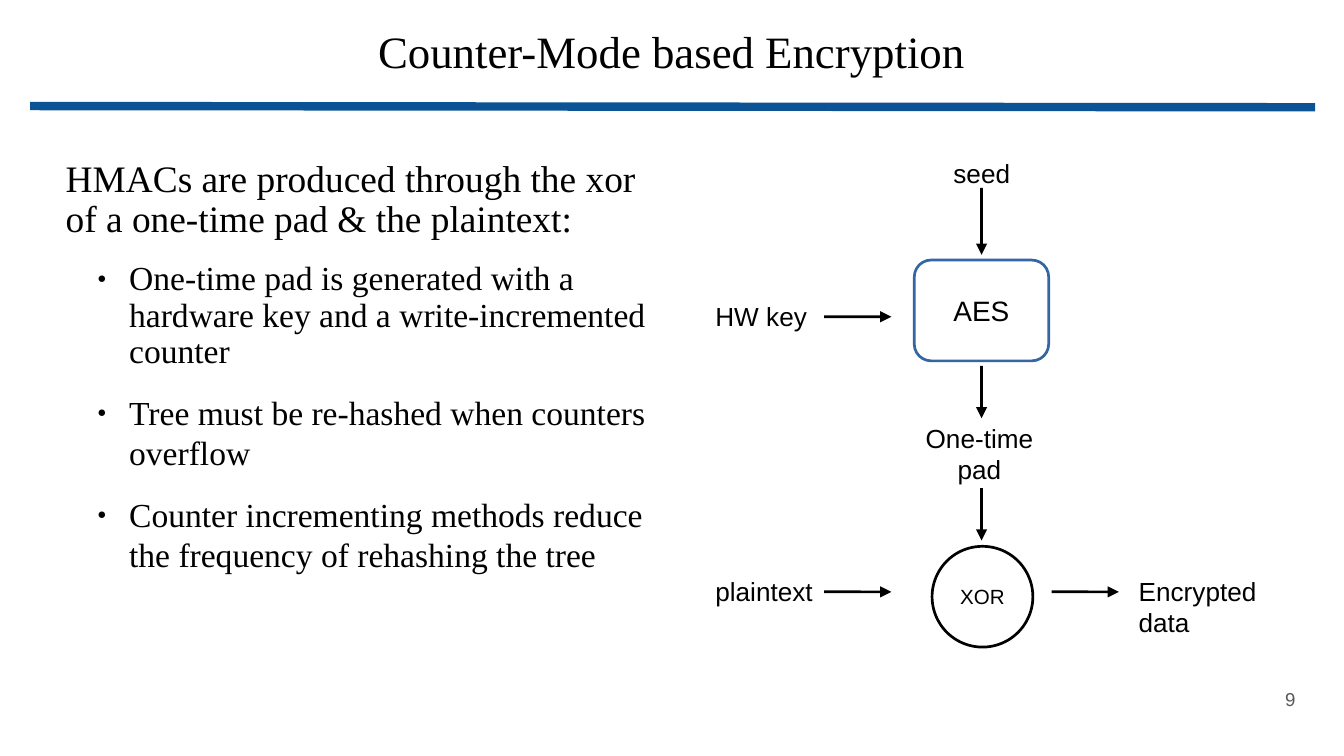
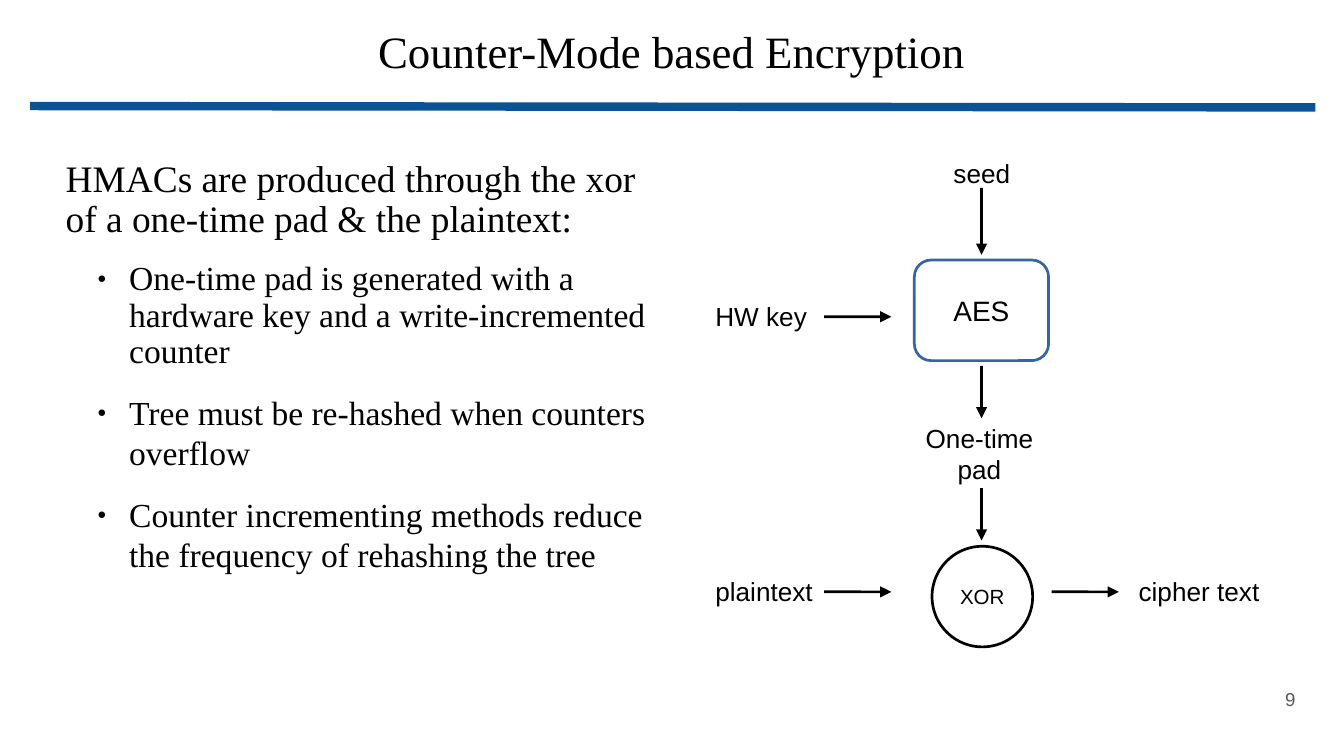
Before and after one commit to wbuziak/grad-research, a slide deck: slide 9 of resources/presentations/update.pptx. Drawn at 1344x756 pixels with LibreOffice and Linux fonts; fonts in the diff are those of the drawing. Boxes give left, top, right and bottom in pixels: in the first picture for what was removed or moved away, otherwise in the second. Text is boxed around its words. In the diff, an @@ line names an element or a change of style, - is before the commit and + after.

```diff
--- a/resources/presentations/update.pptx
+++ b/resources/presentations/update.pptx
@@ text at (x1=1139, y1=582, x2=1259, y2=607): text changed @@
-Encrypted data
+cipher text
```
Also in this commit, not shown: 6 other slides changed, 12 slides added, 2 other files.
